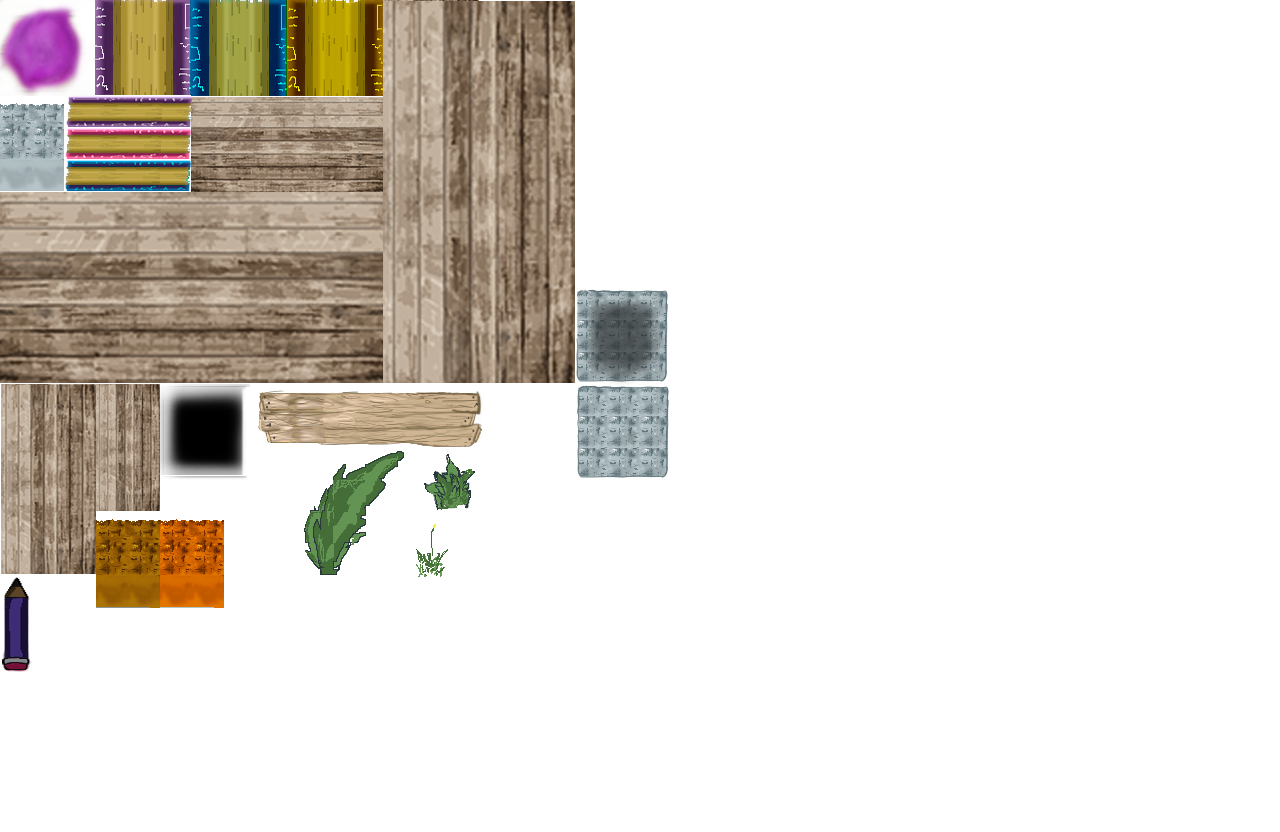
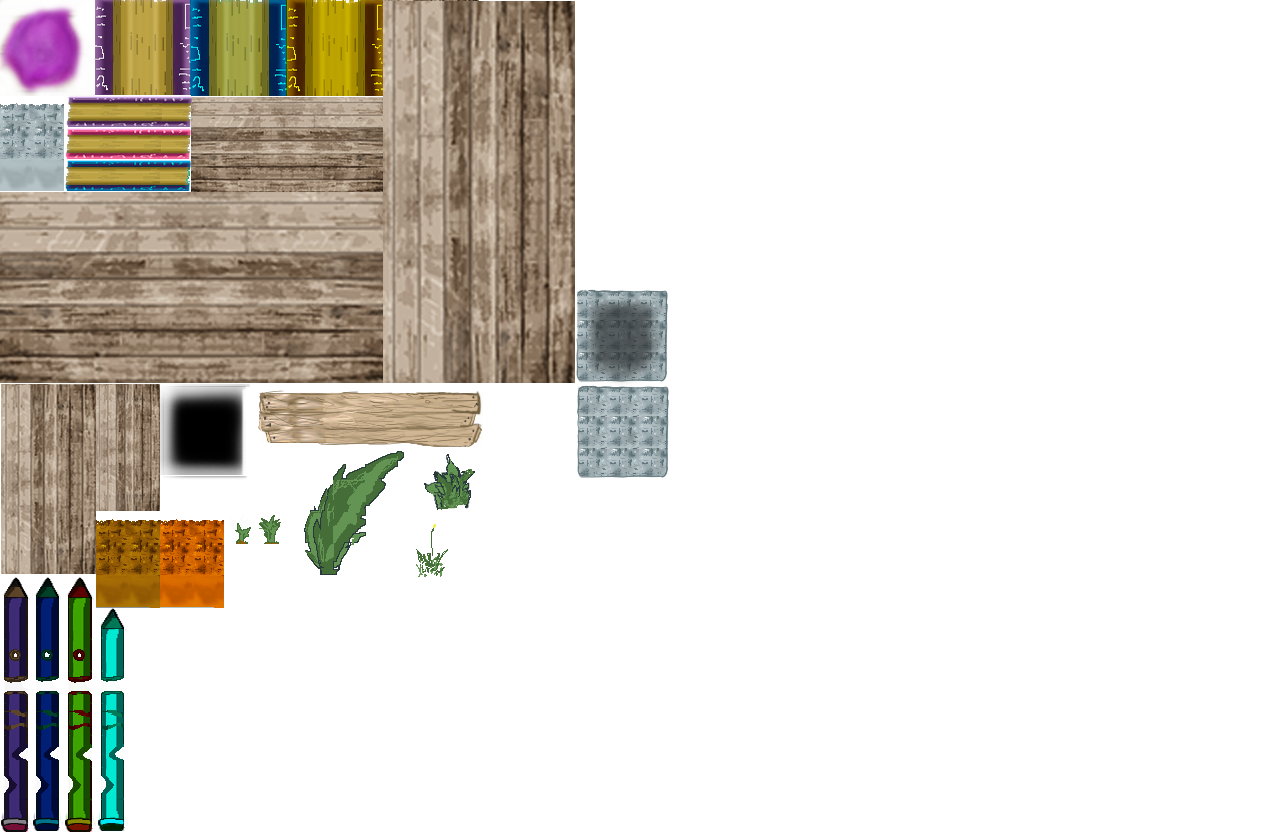
Layer changes from the first (1280, 832) image to the second:
removed layer "Kynä" over [2, 576, 32, 672]
added layer "Layer 15" above "Layer 18" over [98, 608, 128, 831]
added layer "Layer 18" above "Layer 17" over [228, 515, 251, 544]
added layer "Layer 17" above "Layer 16" over [259, 515, 281, 544]
added layer "Layer 16" above "Channel Mixer 2" over [1, 576, 95, 831]
added layer "Kynä1 copy" above "Kynä1" over [66, 576, 96, 832]
added layer "Kynä1" above "Layer 10" over [2, 576, 32, 832]
